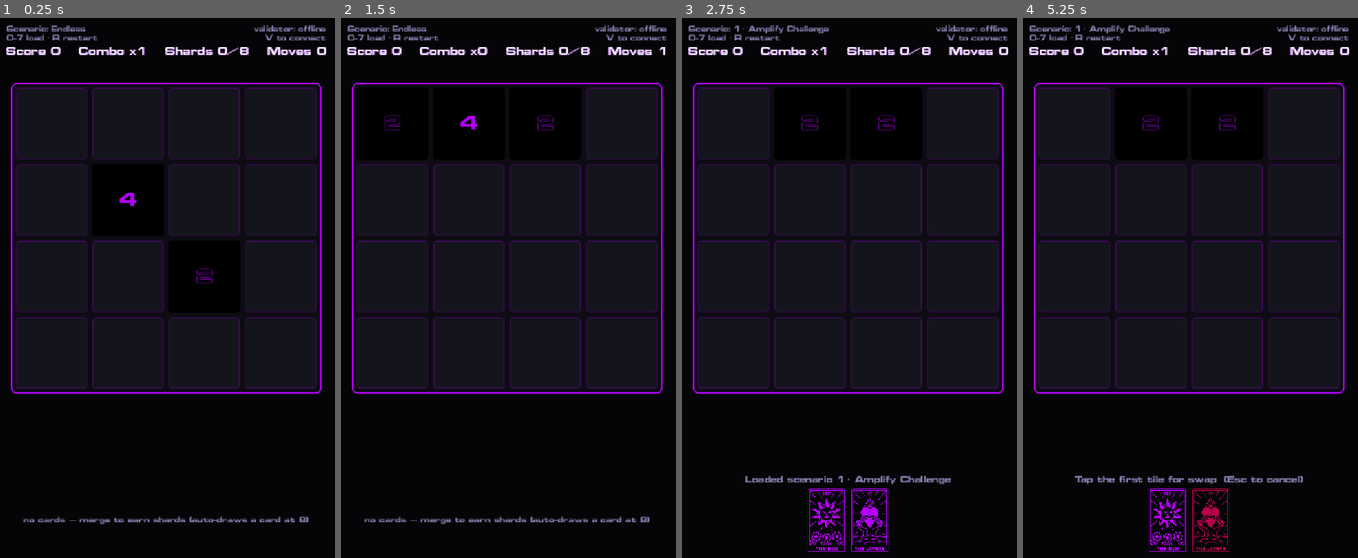
Above: before the commit, frames 1-4 (left to right).
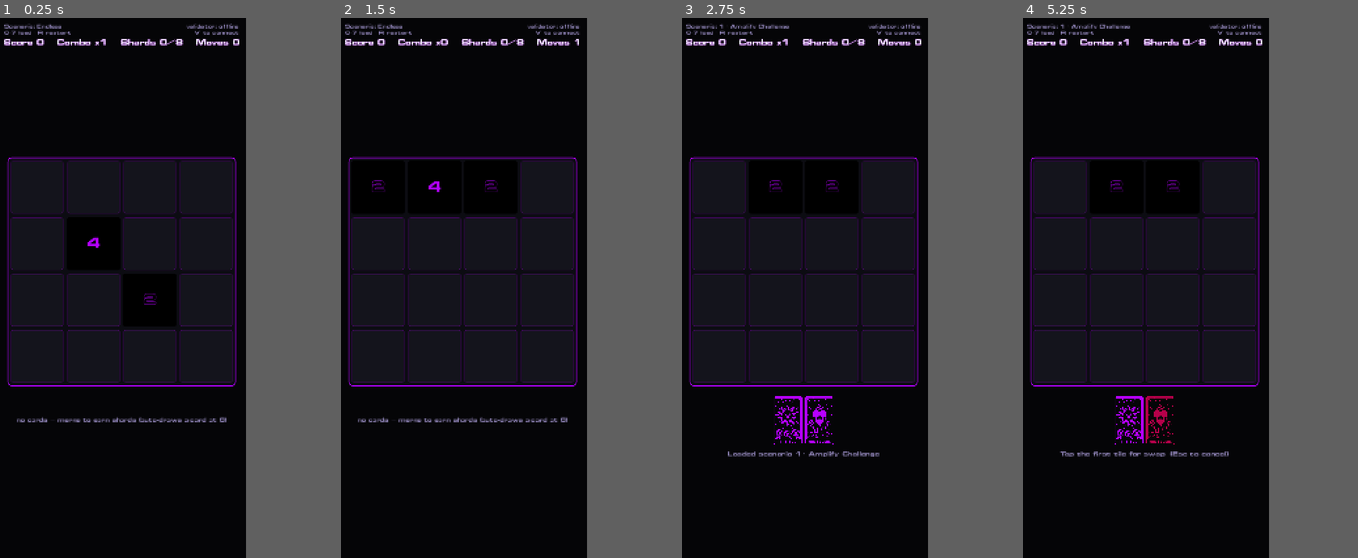
Above: after the commit, the same moments.

Repository: thegoldenmule/moveborne-godot
Game: Godot game, scene res://scenes/main.tscn
Two runs of this game, one before a commit and one after it. Both use one fixed random seed, a clock stepped at 60 frames per second and the inputs below.
Inputs (mouse positions are in pixels of both pictures, inside the frame that each line leads up to):
- Up to frame 1 (0.25 s): no input
- Up to frame 2 (1.5 s): tap Enter at 0.5 s; drag from (508, 239) to (542, 169) at 0.52 s; drag from (438, 315) to (491, 396) at 1.27 s
- Up to frame 3 (2.75 s): move the mouse to (883, 169) at 2.02 s; hold Right from 2.03 s (still down); tap 1 at 2.1 s
- Up to frame 4 (5.25 s): release Right at 2.75 s; click (1167, 520) at 2.77 s; click (1167, 423) at 3.52 s; click (1210, 520) at 4.27 s; click (1210, 423) at 5.02 s
In our replay, the window is 501x800 before the commit and 369x800 after it. These sizes can differ from the game's own. Grey fills any space a smaller window leaves; there, only what the larger window draws over its background counts as a difference.

The runs differ from the first frame. In frame 1, 16% of the frame differs, in the area x 1-98%, y 1-94%; in frame 2, 13%; in frame 3, 13%; in frame 4, 13%.

Commit message:
Window: true iPhone aspect (9:19.5) + bigger size + rebalanced layout
The window was both a touch small and too square (2:3) to look like a phone.
- project.godot: base 720x1560 (iPhone-17 ~9:19.5 aspect), window override 500x1083,
  stretch keep so the design scales cleanly to any window size.
- main.gd: vertically center the board with the hand directly below it (was
  jammed at the top with dead space) so the taller portrait window looks balanced.

Tune the size by editing window_size/window_width_override + window_height_override.

Co-Authored-By: Claude Opus 4.8 (1M context) <noreply@anthropic.com>

Diff:
--- a/llm-workflow/project.godot
+++ b/llm-workflow/project.godot
@@ -22,9 +22,9 @@
 [display]
 
 window/size/viewport_width=720
-window/size/viewport_height=1150
-window/size/window_width_override=540
-window/size/window_height_override=864
+window/size/viewport_height=1560
+window/size/window_width_override=500
+window/size/window_height_override=1083
 window/stretch/mode="canvas_items"
 window/stretch/aspect="keep"
 window/handheld/orientation="portrait"
--- a/llm-workflow/scenes/main.gd
+++ b/llm-workflow/scenes/main.gd
@@ -45,7 +45,13 @@
 
 func _build_ui() -> void:
 	var vp := get_viewport_rect().size
-	var board_px: float = clampf(minf(vp.x * 0.92, vp.y - 470.0), 300.0, 720.0)
+	var board_px: float = clampf(minf(vp.x * 0.92, vp.y * 0.62), 300.0, 720.0)
+	# Vertically center the board + hand block in the space below the top bar.
+	var top_bar := 120.0
+	var hand_h := 150.0
+	var gap := 24.0
+	var board_y := top_bar + maxf(20.0, (vp.y - top_bar - (board_px + gap + hand_h) - 40.0) / 2.0)
+	var hand_top := board_y + board_px + gap
 
 	var th := Theme.new()
 	th.default_font = load(Style.FONT_PATH)
@@ -106,14 +112,14 @@
 	_board = BoardViewS.new()
 	add_child(_board)
 	_board.setup(4, board_px)
-	_board.position = Vector2((vp.x - board_px) / 2.0, 138.0)
+	_board.position = Vector2((vp.x - board_px) / 2.0, board_y)
 	_board.swiped.connect(_on_swiped)
 	_board.cell_tapped.connect(_on_cell_tapped)
 
 	_toast = Label.new()
-	_toast.set_anchors_preset(Control.PRESET_BOTTOM_WIDE)
-	_toast.offset_top = -176
-	_toast.offset_bottom = -156
+	_toast.set_anchors_preset(Control.PRESET_TOP_WIDE)
+	_toast.offset_top = hand_top + hand_h + 12.0
+	_toast.offset_bottom = hand_top + hand_h + 40.0
 	_toast.horizontal_alignment = HORIZONTAL_ALIGNMENT_CENTER
 	_toast.add_theme_font_size_override("font_size", 18)
 	_toast.add_theme_color_override("font_color", Style.DIM)
@@ -121,11 +127,11 @@
 	add_child(_toast)
 
 	_hand_box = HBoxContainer.new()
-	_hand_box.set_anchors_preset(Control.PRESET_BOTTOM_WIDE)
-	_hand_box.offset_left = 20
-	_hand_box.offset_right = -20
-	_hand_box.offset_top = -148
-	_hand_box.offset_bottom = -12
+	_hand_box.set_anchors_preset(Control.PRESET_TOP_WIDE)
+	_hand_box.offset_left = 16
+	_hand_box.offset_right = -16
+	_hand_box.offset_top = hand_top
+	_hand_box.offset_bottom = hand_top + hand_h
 	_hand_box.alignment = BoxContainer.ALIGNMENT_CENTER
 	_hand_box.add_theme_constant_override("separation", 10)
 	add_child(_hand_box)
